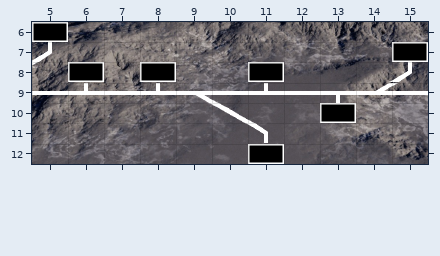
Tiled map (JSON), stored at assets/tile/episode_1.tmj. That is the earlier state.
Cells are 96x54 px. Shown: x 5..15, y 6..12.
The same view after the edit:
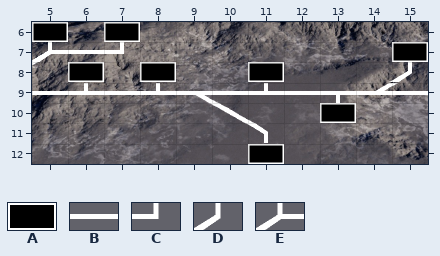
Key: from "episodes_item_tilesets": A 4 "button_bg", B 6 "straight_line", C 8 "90 degree turn", D 14 "diagonal_line with stria", E 16 "diagonal_line with stria".
Objects are placed by their top-left corner, in cells (3,4 is the top-left corner of cell 3,4); size is 1x1 cell unless given.
Commit: making a fully working episode 1
What changed:
Layer "items":
added: A "S1-2" at 7,6
added: D "diagonal_line with stria" at 5,7
added: E "diagonal_line with stria" at 5,7
added: B "straight_line" at 6,7
added: C "90 degree turn" at 7,7
Pixel boxes of the changes (left, top, right, bottom) in both pictures:
added: (32, 22, 140, 62)
